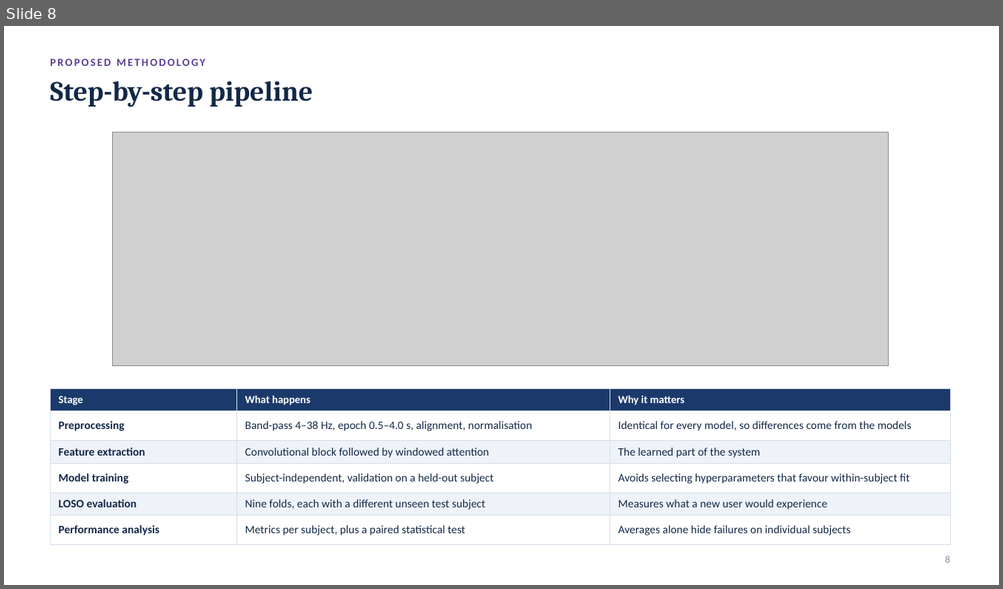
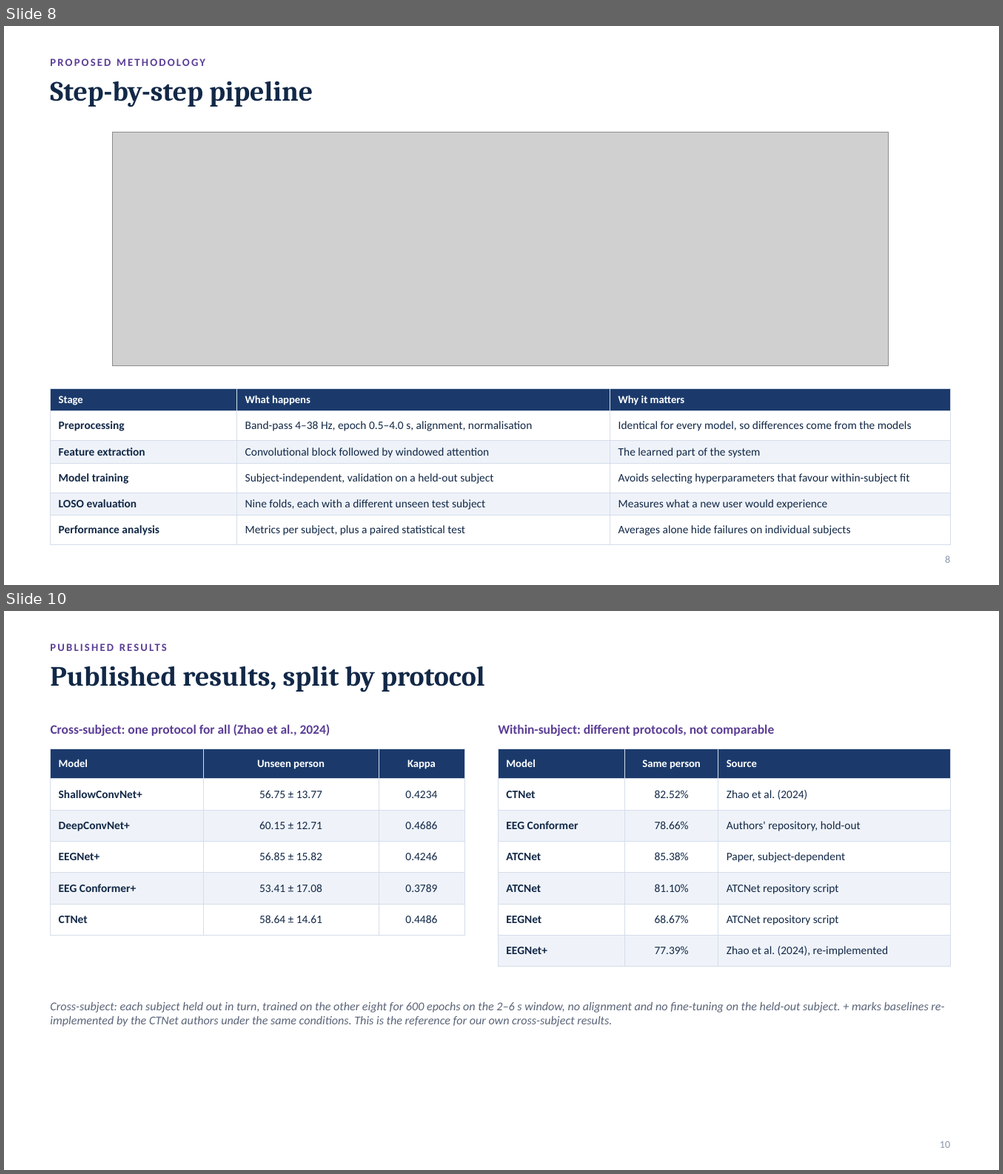
Before and after one commit to sathvikparangi907-web/neural-decoder-eeg-motor-imagery, a slide deck: Neural Decoder using EEG & Motor Imagery/Phase2_Presentation.pptx. Shown one above the other, each under a label of ours: slide 8 before the commit, slides 8 and 10 after it; the slides between them are not shown. The pictures are 1003x589 and 1003x1174 pixels, drawn with LibreOffice and Linux fonts; fonts in the diff are those of the drawing; grey boxes stand for pictures. Boxes give left, top, right and bottom in pixels: in the first picture for what was removed or moved away, otherwise in the second. Text is boxed around its words. In the diff, an @@ line names an element or a change of style, - is before the commit and + after.

```diff
--- a/Neural Decoder using EEG & Motor Imagery/Phase2_Presentation.pptx
+++ b/Neural Decoder using EEG & Motor Imagery/Phase2_Presentation.pptx
@@ slide 10 added at [4,611,999,1170], background #FFFFFF @@
@@ text added at [51,638,950,655], 10.5 pt, text #5B3E96, bold @@
+PUBLISHED RESULTS
@@ text added at [50,666,484,692], 27 pt, text #122847, bold @@
+Published results, split by protocol
@@ text added at [51,724,330,736], 12.5 pt, text #5B3E96, bold @@
+Cross-subject: one protocol for all (Zhao et al., 2024)
@@ text added at [498,724,774,736], 12.5 pt, text #5B3E96, bold @@
+Within-subject: different protocols, not comparable
@@ table added at [51,749,464,926], 6 rows, 3 columns @@
+Model | Unseen person | Kappa
+ShallowConvNet+ | 56.75 ± 13.77 | 0.4234
+DeepConvNet+ | 60.15 ± 12.71 | 0.4686
+EEGNet+ | 56.85 ± 15.82 | 0.4246
+EEG Conformer+ | 53.41 ± 17.08 | 0.3789
+CTNet | 58.64 ± 14.61 | 0.4486
@@ table added at [498,749,950,960], 7 rows, 3 columns @@
+Model | Same person | Source
+CTNet | 82.52% | Zhao et al. (2024)
+EEG Conformer | 78.66% | Authors' repository, hold-out
+ATCNet | 85.38% | Paper, subject-dependent
+ATCNet | 81.10% | ATCNet repository script
+EEGNet | 68.67% | ATCNet repository script
+EEGNet+ | 77.39% | Zhao et al. (2024), re-implemented
@@ text added at [50,1002,944,1027], 11.5 pt, text #5A6478, italic @@
+Cross-subject: each subject held out in turn, trained on the other eight for 600 epochs on the 2–6 s window, no alignment and no fine-tuning on the held-out subject. + marks baselines re-implemented by the CTNet authors under the same conditions. This is the reference for our own cross-subject results.
@@ text added at [939,1142,950,1148], 10 pt, text #8C96AC @@
+10
```
Also in this commit, not shown: 4 slides changed, 8 other files.
